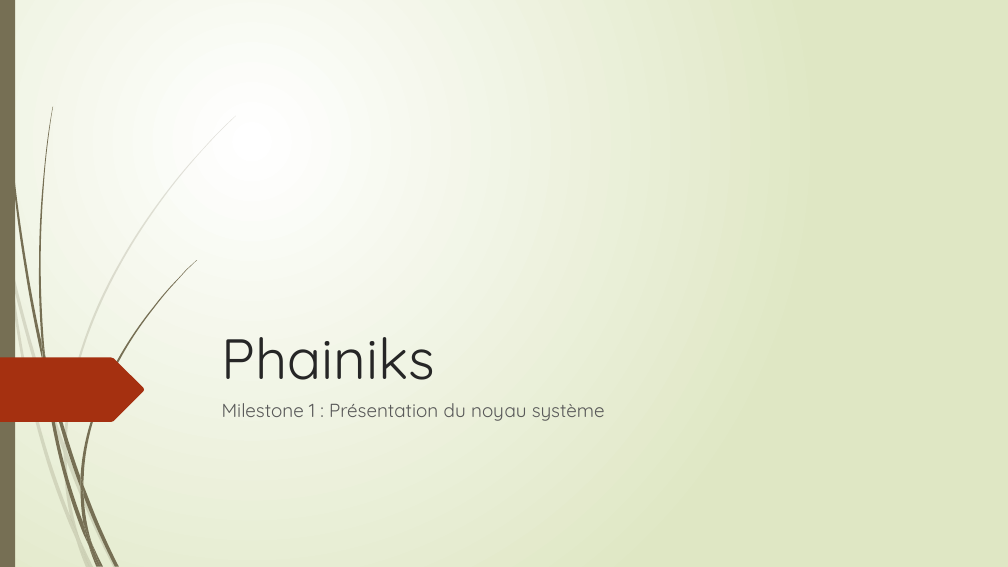
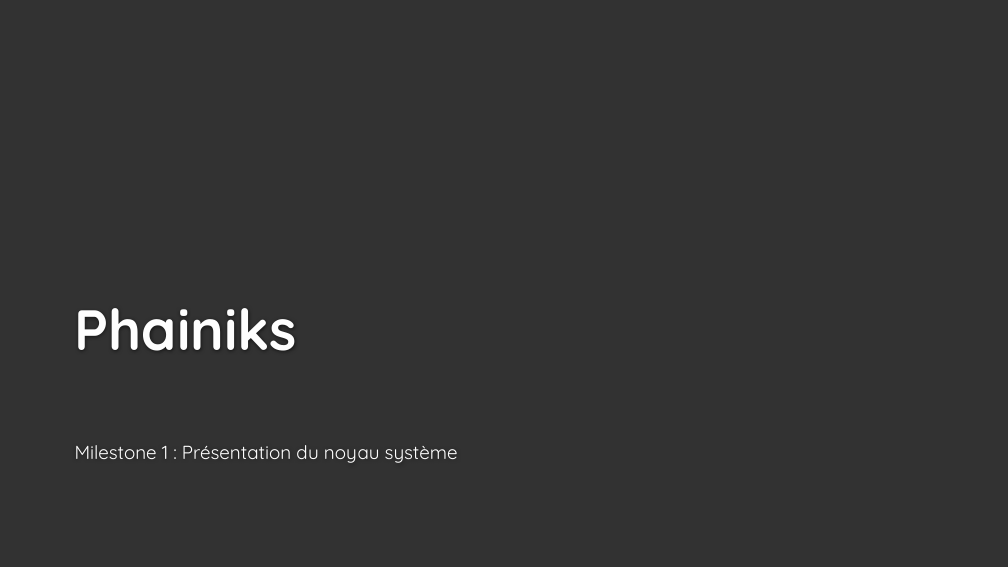
Before and after one commit to Quentingautier2B/Phainiks, a slide deck: slide 1 of Documents/Prez/Phainiks.pptx. Drawn at 1008x567 pixels with LibreOffice and Linux fonts; fonts in the diff are those of the drawing; background and template pictures are left out. Boxes give left, top, right and bottom in pixels: in the first picture for what was removed or moved away, otherwise in the second. Text is boxed around its words. In the diff, an @@ line names an element or a change of style, - is before the commit and + after.

```diff
--- a/Documents/Prez/Phainiks.pptx
+++ b/Documents/Prez/Phainiks.pptx
@@ background gradient #FFFFFF to #DFE8C4 to #323232 @@
@@ rectangle removed at (x1=0, y1=0, x2=15, y2=567) @@
@@ title "Phainiks" moved from (x1=222, y1=337, x2=436, y2=380) to (x1=75, y1=308, x2=298, y2=351) @@
@@ title "Phainiks" at (x1=75, y1=308, x2=298, y2=351): text colour #262626 to #FEFEFE, bold on @@
@@ freeform shape removed at (x1=0, y1=358, x2=144, y2=422) @@
@@ subtitle "Milestone 1 : Présentation du ..." moved from (x1=222, y1=403, x2=605, y2=421) to (x1=75, y1=445, x2=458, y2=463) @@
@@ subtitle "Milestone 1 : Présentation du ..." at (x1=75, y1=445, x2=458, y2=463): text colour #595959 to #FFFFFF @@
@@ group removed at (x1=0, y1=116, x2=236, y2=567): 10 freeform shapes @@
@@ group removed at (x1=2, y1=0, x2=197, y2=567): 12 freeform shapes @@
```
Also in this commit, not shown: 8 other slides changed.
